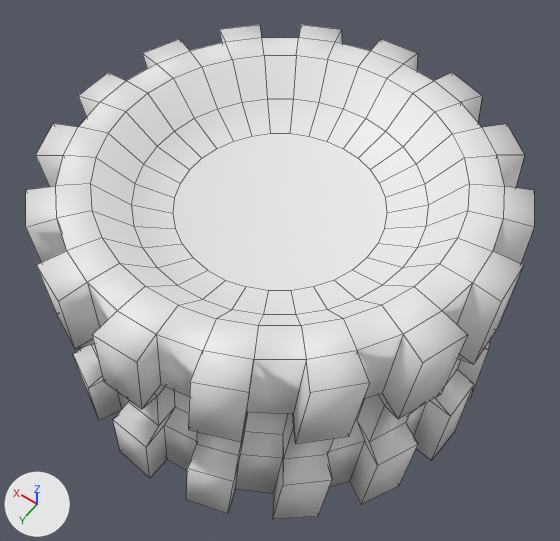
A saved change to the Blender file Assets/Models/LevelObjects/firepit.blend.
Both versions are drawn from a 50 mm camera at (-0.732, 1.025, 1.562) aimed at (-0.034, 0.047, 0.026). The axes (+X, +Y, +Z) are drawn at lower left. The lights are the same throughout. Mesh edges are drawn as thin lines.
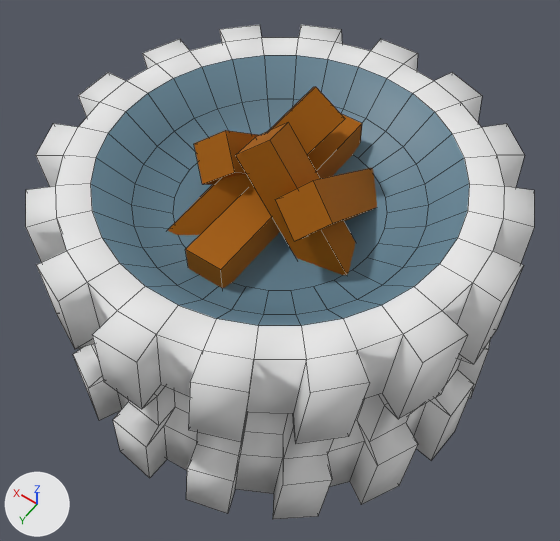
Location of each change, (x1, y1, x2, y2) in pixels of the pictures (560 x 541 px):
part 1 of me_cylinder, added (brown): after (185, 114, 362, 288)
part 2 of me_cylinder, added (brown): after (194, 122, 377, 275)
part 3 of me_cylinder, added (brown): after (167, 87, 345, 235)
part 4 of me_cylinder, recoloured (white to blue): (91, 55, 469, 326) in both

The change in detail:
Material 'Wood' (mat_wood) is new.
Its base color is (0.376, 0.113, 0.0) (brown #a55e00).
Its roughness is 0.826.
Its specular ior level is 0.282.
Material 'Chalice' (mat_chalice) is new.
Its base color is (0.118, 0.22, 0.288) (blue #608192).
Material 'FirePit' (mat_firepit) is new.
Its base color is (0.8, 0.8, 0.8) (white #e7e7e7).
Its roughness is 0.738.
Its specular ior level is 0.205.
me_cylinder is used by ob_cylinder; location (0.0, 0.0, 0.0).
Verts and faces of me_cylinder; kept vertices keep their numbers, new ones are numbered from 480.
me_cylinder had 480 vertices, 450 faces and spanned x -0.567..0.567, y -0.567..0.567, z -0.318..0.318.
me_cylinder now has 520 vertices, 480 faces and spans x -0.567..0.567, y -0.567..0.567, z -0.318..0.462.
me_cylinder part 1: a new loose piece, a box spanning x -0.048..0.048, y -0.28..0.28, z 0.185..0.281, in mat_wood (brown #a55f00).
Part 2, on me_cylinder:
24 vertices are added at x -0.387..0.199, y -0.407..0.15, z -0.055..0.462.
18 new faces join them, mat_wood (brown #a55f00).
Part 3, on me_cylinder:
New vertex 486 is at (-0.072, -0.15, 0.401), pixel (345, 118).
New vertex 487 is at (0.007, -0.147, 0.456), pixel (315, 86).
New vertex 488 is at (0.112, 0.291, 0.108).
New vertex 489 is at (0.191, 0.295, 0.162).
New vertex 490 is at (-0.028, -0.209, 0.34).
New vertex 491 is at (0.051, -0.206, 0.394), pixel (313, 87).
New vertex 492 is at (0.157, 0.232, 0.047).
New vertex 493 is at (0.236, 0.235, 0.101).
New faces: (486, 487, 489, 488), (488, 489, 493, 492), (490, 492, 493, 491), (486, 490, 491, 487), (486, 488, 492, 490), (487, 491, 493, 489) (mat_wood (brown #a55f00)).
me_cylinder part 4: 65 faces spanning x -0.422..0.422, y -0.422..0.422, z 0.202..0.318 switch from no material to mat_chalice (blue #608192).
me_cylinder now uses material mat_firepit (white #e7e7e7).
me_cylinder now uses material mat_wood (brown #a55e00).
